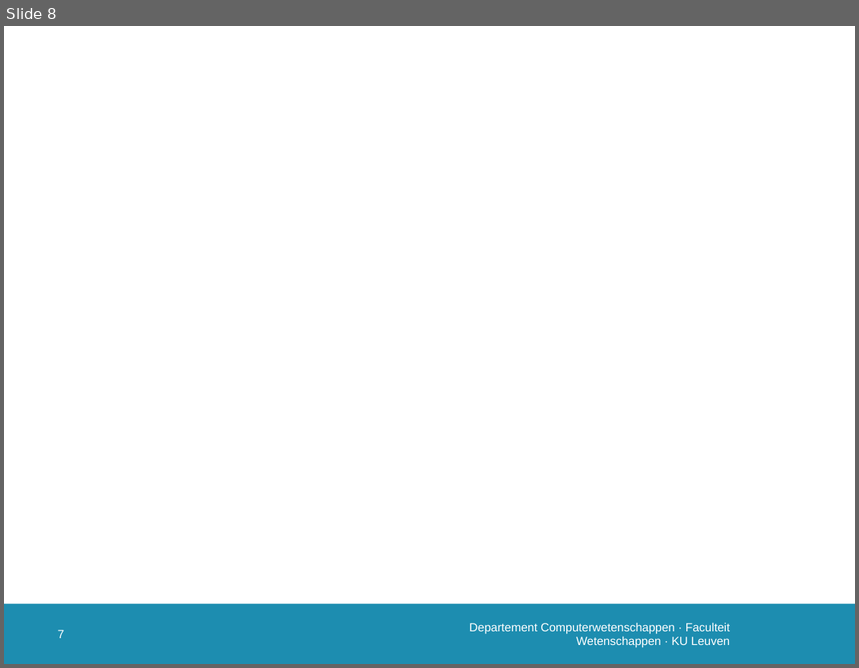
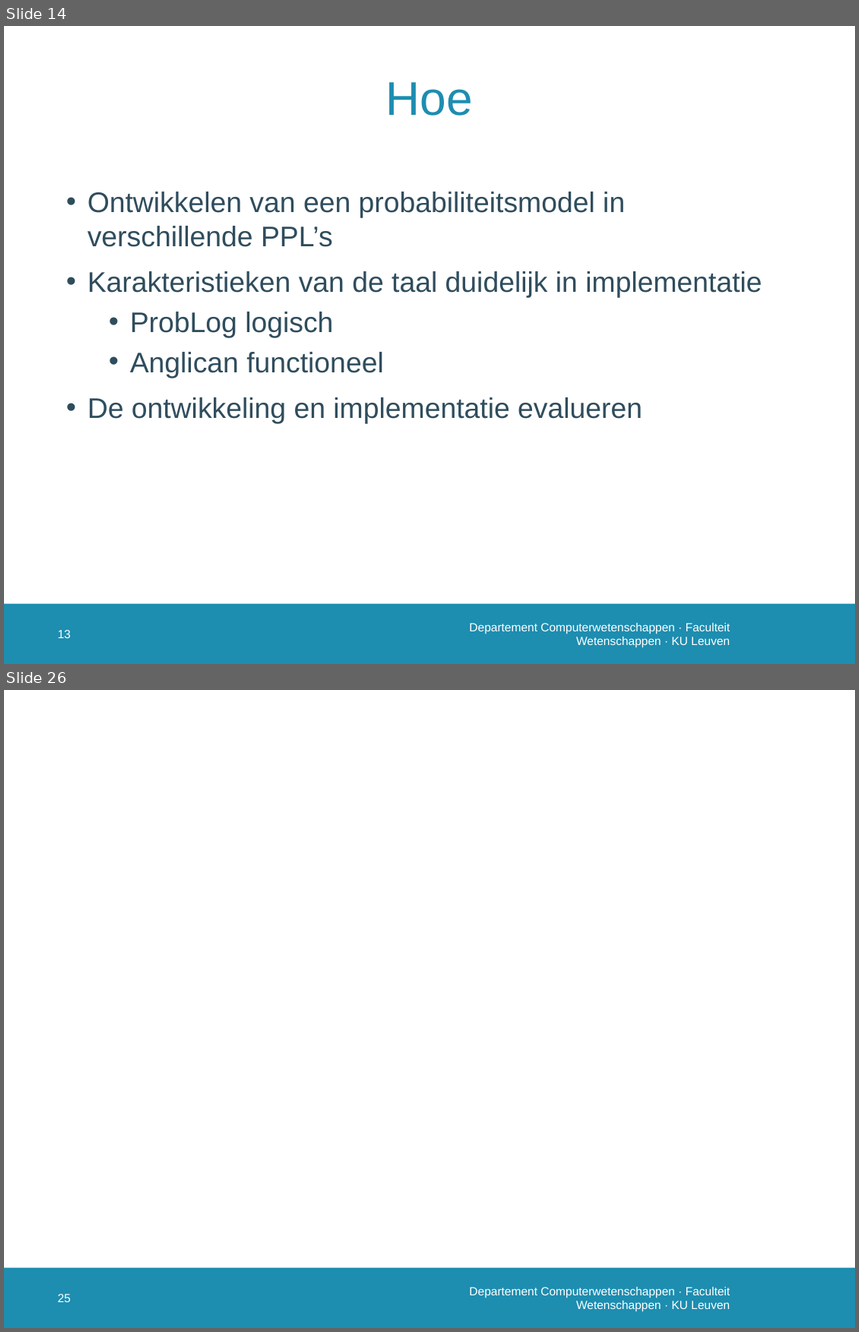
Before and after one commit to susverwimp/T208-Probabilistic-Programming-A-Case-Study, a slide deck: thesis/presentations/2 second/second.pptx. Shown one above the other, each under a label of ours: slide 8 before the commit, slides 14 and 26 after it; the slides between them are not shown. The pictures are 859x668 and 859x1332 pixels, drawn with LibreOffice and Linux fonts; fonts in the diff are those of the drawing; background and template pictures are left out. Boxes give left, top, right and bottom in pixels: in the first picture for what was removed or moved away, otherwise in the second. Text is boxed around its words. In the diff, an @@ line names an element or a change of style, - is before the commit and + after.

```diff
--- a/thesis/presentations/2 second/second.pptx
+++ b/thesis/presentations/2 second/second.pptx
@@ slide 14 added at (4, 26, 855, 664), background #FFFFFF; not listed: 1 template element that a slide beside it also shows @@
@@ title added at (386, 82, 473, 116), 40 pt, text #1D8DB0 @@
+Hoe
@@ text added at (88, 192, 762, 424), 24 pt, text #2F4D5D @@
+• Ontwikkelen van een probabiliteitsmodel in verschillende PPL’s
+• Karakteristieken van de taal duidelijk in implementatie
+  • ProbLog logisch
+  • Anglican functioneel
+• De ontwikkeling en implementatie evalueren
@@ page number added at (58, 630, 71, 639), 10 pt, text #FFFFFF @@
+13
@@ text added at (469, 623, 731, 648), 10 pt, text #FFFFFF @@
+Departement Computerwetenschappen · Faculteit Wetenschappen · KU Leuven
@@ what was slide 8 is now slide 26 @@
@@ page number at (58, 1294, 71, 1303): text changed @@
-7
+25
```
Also in this commit, not shown: 6 slides changed, 19 other slides added, 17 other files.
